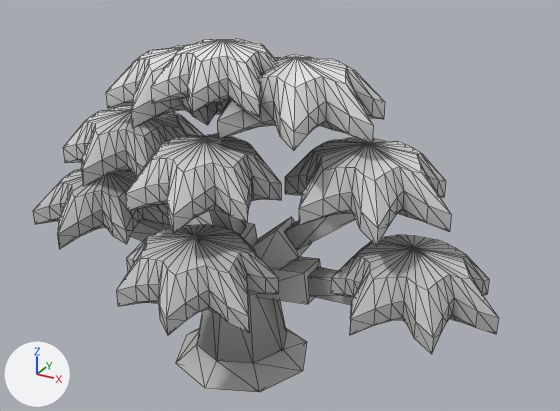
An edit to the glTF model assets/models/kyoto/plants/momiji_c.glb, drawn before and after from the same camera.
Camera for both pictures: a camera (50 mm lens) standing at (7.81, -11.74, 10.09) and looking at (1.04, 0.58, 3.93). The lights are fixed; the arrows at lower left show +X, +Y and +Z. The older version comes first. Mesh edges are drawn as thin lines.

Before the edit, the objects in view are built like this:
```python
me_maple_crown = bpy.data.meshes.new('Maple_Crown')
me_maple_crown.from_pydata(...)  # 1278 vertices, 2520 faces; spans x -5.48..5.48, y -2.6..2.6, z 2.26..7.18
me_maple_crown.materials.append(mat_paletteatlas)
me_maple_trunk = bpy.data.meshes.new('Maple_Trunk')
me_maple_trunk.from_pydata(...)  # 112 vertices, 176 faces; spans x -3.48..3.47, y -0.73..2.31, z 0.0..4.29
me_maple_trunk.materials.append(mat_paletteatlas)
ob_maple_crown = bpy.data.objects.new('Maple_Crown', me_maple_crown)
ob_maple_crown.location = (0.0, 0.0, 0.0)
ob_maple_trunk = bpy.data.objects.new('Maple_Trunk', me_maple_trunk)
ob_maple_trunk.location = (0.0, 0.0, 0.0)
```
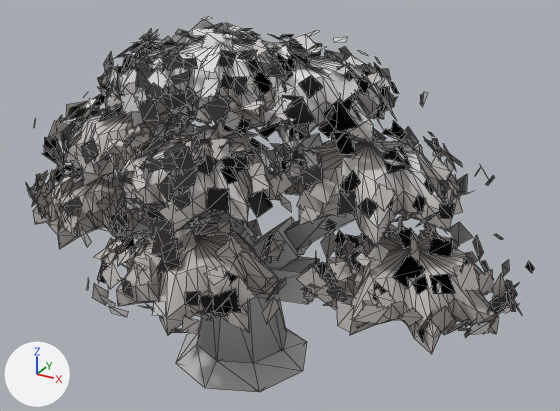
The newer file is also turned or shifted as a whole; pictures and numbers use the older file's frame.

The edits, one by one:
Mesh me_maple_leaves is new.
It has 4204 vertices, 2102 faces and spans x -5.8..5.8, y -3.02..3.02, z 2.26..7.53.
It uses material mat_paletteatlas.
Object 'Maple_Leaves' (ob_maple_leaves) is new; it shows me_maple_leaves.
Its location is (0.06, -0.04, 0.0).

Changed parts and their boxes [x1, y1, x2, y2] in the pictures (560 x 411 px):
'Maple_Leaves', added
    after: [26, 17, 534, 342]
